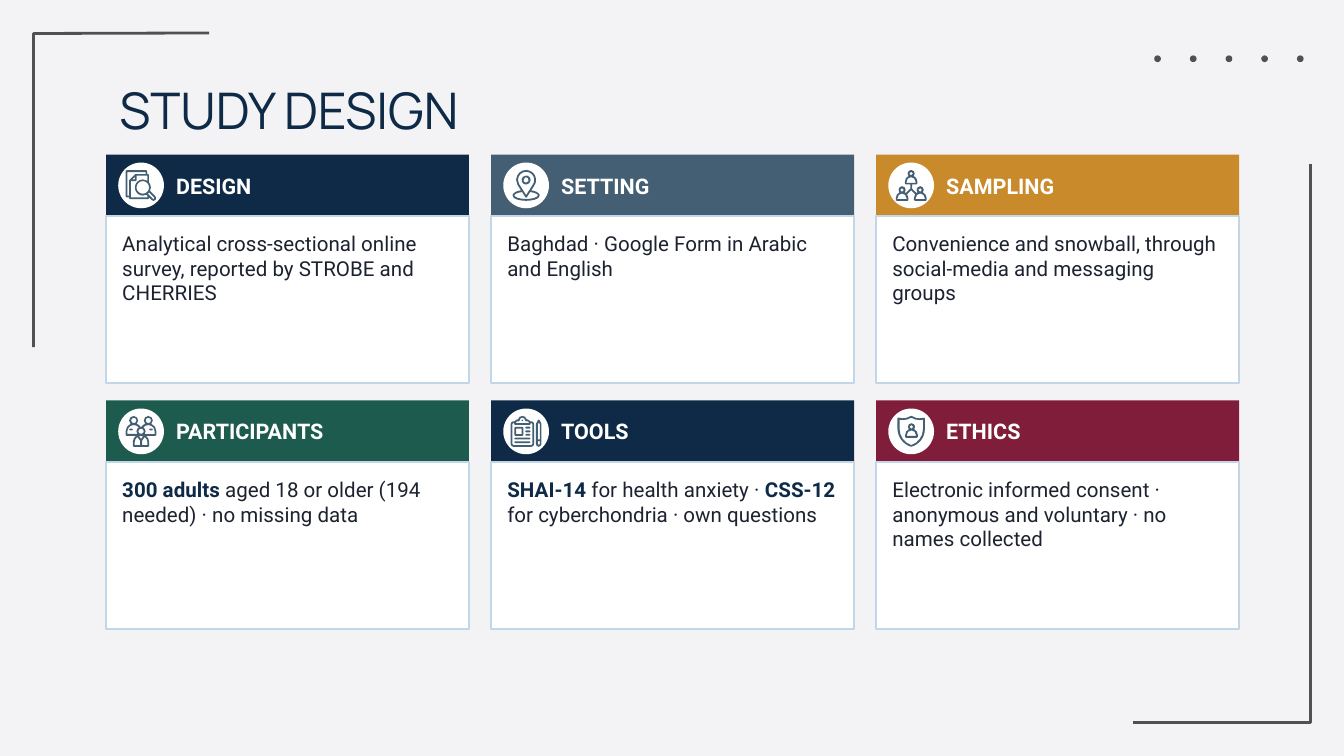
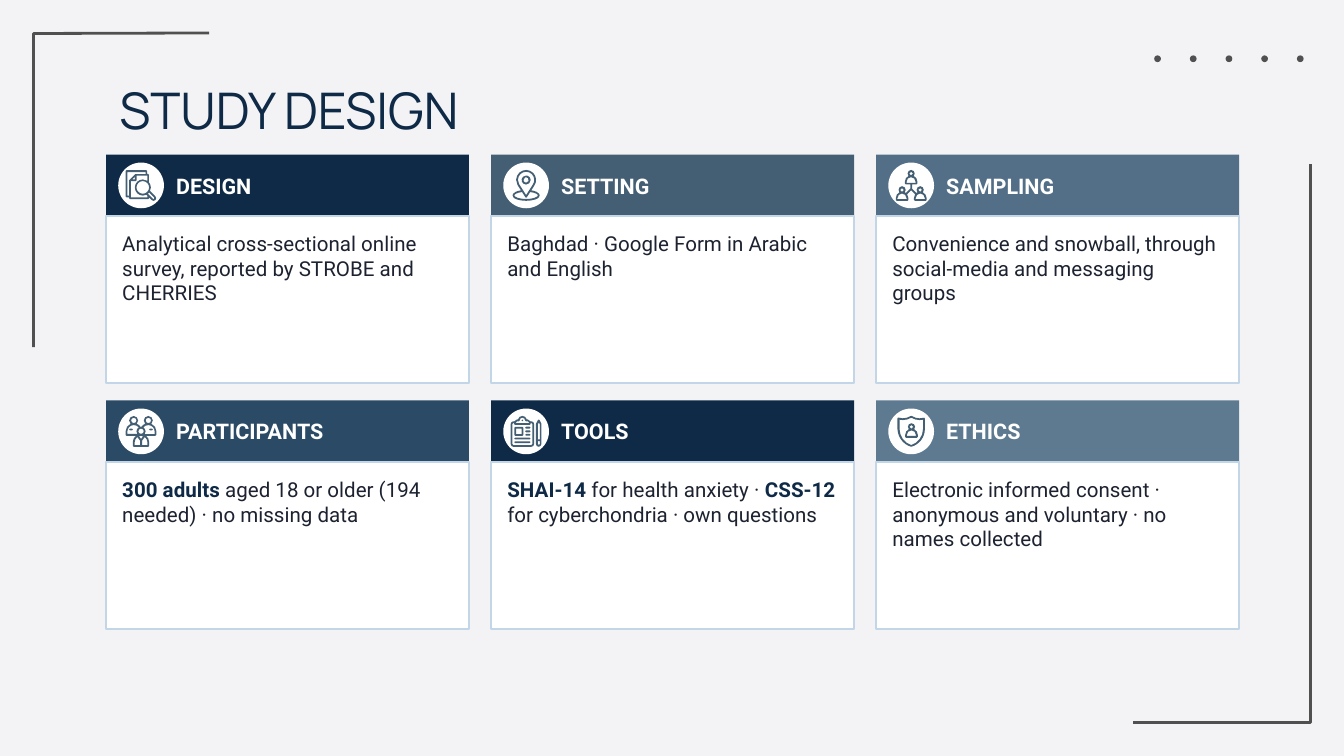
Before and after one commit to Yaseen279/History-Exam, a slide deck: slide 9 of research/output/study/slides/Defence_Final.pptx (slide 11 before the commit). Drawn at 1344x756 pixels with LibreOffice and Linux fonts; fonts in the diff are those of the drawing; background and template pictures are left out. Boxes give left, top, right and bottom in pixels: in the first picture for what was removed or moved away, otherwise in the second. Text is boxed around its words. In the diff, an @@ line names an element or a change of style, - is before the commit and + after.

```diff
--- a/research/output/study/slides/Defence_Final.pptx
+++ b/research/output/study/slides/Defence_Final.pptx
@@ rectangle "SAMPLING" at [876, 155, 1239, 216]: fill #C98A2B to #536F88 @@
@@ rectangle "PARTICIPANTS" at [106, 401, 469, 462]: fill #1E5B4F to #2B4A66 @@
@@ rectangle "ETHICS" at [876, 401, 1239, 462]: fill #7F1D3A to #5E7A90 @@
```
Also in this commit, not shown: 15 other slides changed, 1 slide added, 3 slides removed, 4 other files.
